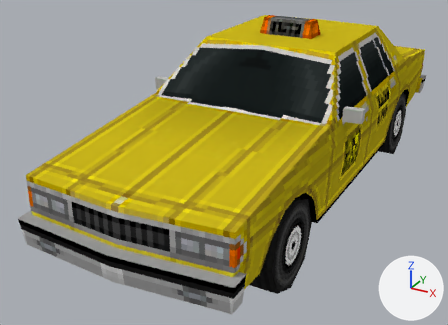
The Blender file Assets/Models/PSX_Style_Cars_by_GGBot_(August2023)/Car 05/Car5_Taxi.blend as it was, and as the next commit left it.
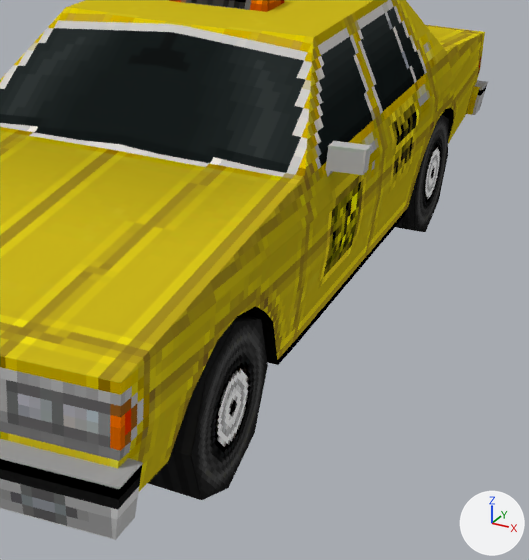
Each version appears first whole from a camera (50 mm lens) standing at (3.19, -7.32, 3.76) and looking at (-0.49, -0.63, 0.41), and next in a close-up on the part from 38% to 100% of the width and 10% to 100% of the height. Arrows for +X, +Y and +Z are at lower right; the lights stay in place. The last two pictures show the newer version.

In view in the first close-up: 'Car5_Taxi'.
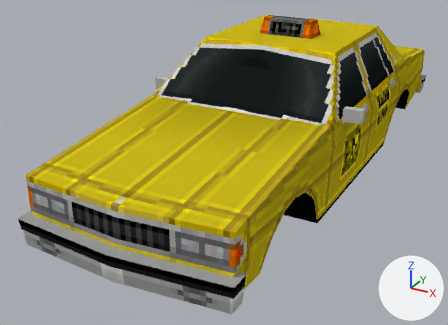
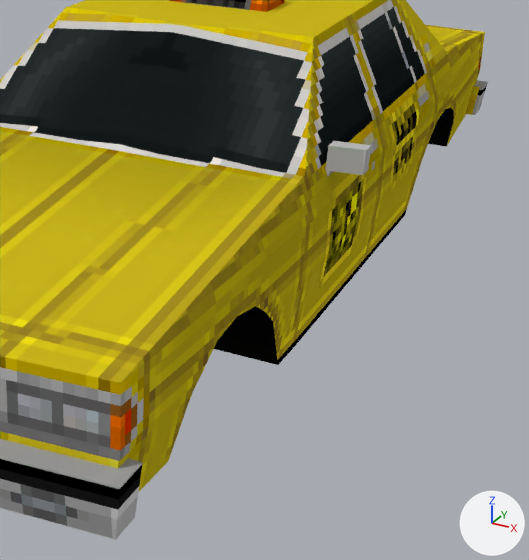
Pixel boxes [x1, y1, x2, y2] of what changed, in the close-ups (529 x 560 px):
part 1 of me_car5_taxi, deleted
    before: [395, 115, 449, 232]
part 2 of me_car5_taxi, deleted
    before: [148, 315, 268, 500]

What changed in the scene script:
```text
Change me_car5_taxi:
    used by ob_car5_taxi; location = (0.0, 0.0, 0.0); rotation_euler = (1.571, 0.0, 0.0), in degrees (90, 0, 0)
    remove me_car5_taxi.from_pydata(...)  # 245 vertices, 290 faces; spans x -1.39..1.39, y -0.03..2.22, z -3.64..3.66
    add me_car5_taxi.from_pydata(...)  # 181 vertices, 226 faces; spans x -1.39..1.39, y 0.35..2.22, z -3.64..3.66
    me_car5_taxi part 1: the loose piece of 16 vertices spanning x 0.88..1.2, y -0.03..0.99, z -2.32..-1.3 is deleted
    me_car5_taxi part 2: the loose piece of 16 vertices spanning x 0.88..1.2, y -0.03..0.99, z 1.75..2.77 is deleted
    other edits to the shape of me_car5_taxi do not show in these pictures
```
